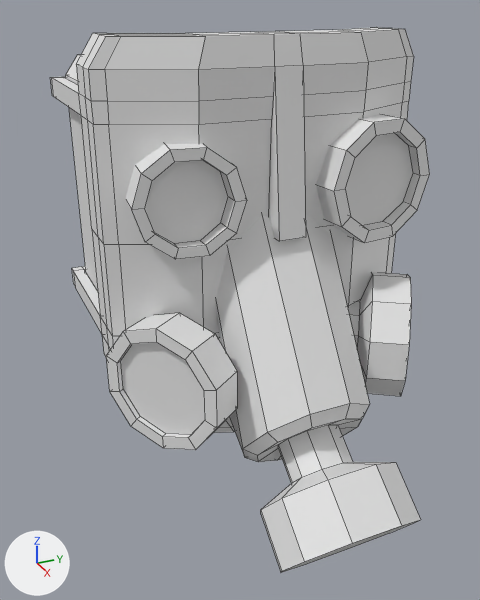
The FBX model Assets/Models/Characters/HeadStalkerGuy.fbx: old version first, new version second.
Before and after are seen from a 50 mm camera at (3.64, -1.57, 2.45) aimed at (0.54, -0.17, 0.9). Arrows for +X, +Y and +Z are at lower left; the lights stay in place. Mesh edges are drawn as thin lines. Where no turn or scale is listed for an object, it has been applied to the vertices.
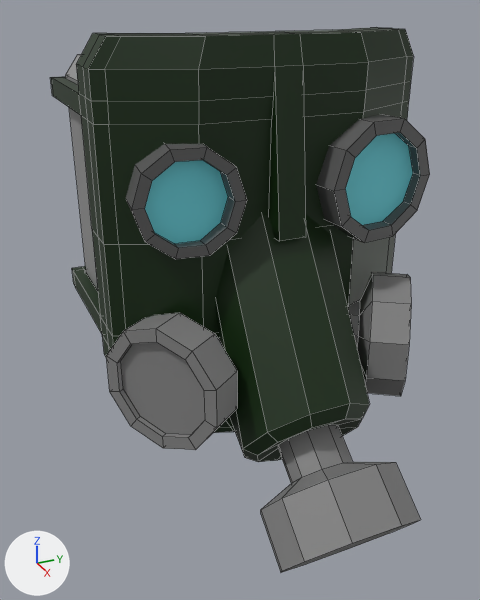
Where the change shows, as pixel boxes [x1, y1, x2, y2] in the pictures (480 x 600 px):
```json
{"object": "Cube.001", "change": "recoloured", "before": [50, 27, 414, 433], "after": [50, 27, 414, 433]}
{"object": "Cylinder.003", "change": "recoloured", "before": [106, 272, 411, 450], "after": [106, 272, 411, 450]}
{"object": "Cube", "change": "recoloured", "before": [66, 54, 98, 291], "after": [66, 54, 98, 291]}
{"part": 1, "of": "me_cylinder_001", "change": "recoloured", "before": [126, 114, 430, 259], "after": [126, 114, 430, 259]}
{"part": 2, "of": "me_cylinder_001", "change": "recoloured", "before": [145, 133, 413, 244], "after": [145, 133, 413, 244], "on screen": "grey to cyan"}
{"part": 3, "of": "me_cube_003", "change": "recoloured", "before": [216, 214, 370, 462], "after": [216, 214, 370, 462]}
{"part": 4, "of": "me_cube_003", "change": "recoloured", "before": [261, 425, 421, 573], "after": [261, 425, 421, 573], "on screen": "white to grey"}
```

The change, as JSON lines over the scene's bpy script:
```json
{"op": "add", "block": "mat_mask", "code": ["mat_mask = principled_material('mask')", "mat_mask.base_color = (0.00263, 0.0215, 0.000603)  # black #092802"]}
{"op": "add", "block": "mat_material_002", "code": ["mat_material_002 = principled_material('Material.002')", "mat_material_002.base_color = (0.294, 0.294, 0.294)  # grey #949494"]}
{"op": "add", "block": "mat_gray", "code": ["mat_gray = principled_material('gray')", "mat_gray.base_color = (0.222, 0.222, 0.222)  # grey #828282"]}
{"op": "add", "block": "mat_material_001", "code": ["mat_material_001 = principled_material('Material.001')", "mat_material_001.base_color = (0.222, 0.222, 0.222)  # grey #828282"]}
{"op": "add", "block": "mat_glasseyes", "code": ["mat_glasseyes = principled_material('glassEyes')", "mat_glasseyes.base_color = (0.161, 0.713, 0.8)  # cyan #70dce7"]}
{"op": "add", "block": "mat_grayeyes", "code": ["mat_grayeyes = principled_material('grayEyes')", "mat_grayeyes.base_color = (0.113, 0.113, 0.113)  # dark grey #5e5e5e"]}
{"block": "me_cylinder_003", "where": "me_cylinder_003.from_pydata(...)  # 120 vertices, 104 faces; spans x -0.38..0.39, y -0.95..0.96, z -0.37..0.37"}
{"op": "add", "block": "me_cylinder_003", "code": "me_cylinder_003.materials.append(mat_gray)  # grey #828282"}
{"block": "me_cube_001", "where": "me_cube_001.from_pydata(...)  # 270 vertices, 271 faces; spans x -0.94..0.44, y -0.89..0.89, z -1.02..1.12"}
{"op": "add", "block": "me_cube_001", "code": "me_cube_001.materials.append(mat_mask)  # black #092802"}
{"block": "me_cube_003", "where": "me_cube_003.from_pydata(...)  # 70 vertices, 62 faces; spans x -0.52..0.61, y -0.39..0.39, z -0.61..1.2"}
{"block": "me_cube_003", "where": "# used by ob_cube_003; location = (1.125, 0.0, 0.256)"}
{"block": "me_cube_003", "change": "me_cube_003 part 3: 31 of the faces centred in x -0.49..0.14, y -0.34..0.34, z -0.24..0.75 switch from no material to mat_mask (black #092802)"}
{"block": "me_cube_003", "change": "me_cube_003 part 4: 31 of the faces centred in x -0.07..0.49, y -0.37..0.37, z -0.52..0.06 switch from no material to mat_material_001 (grey #828282)"}
{"block": "me_cube_007", "where": "me_cube_007.from_pydata(...)  # 20 vertices, 18 faces; spans x -0.49..0.49, y -0.82..0.82, z -0.02..1.94"}
{"op": "add", "block": "me_cube_007", "code": "me_cube_007.materials.append(mat_material_002)  # grey #949494"}
{"block": "me_cylinder_001", "where": "me_cylinder_001.from_pydata(...)  # 120 vertices, 104 faces; spans x -0.18..0.18, y -0.81..0.87, z -0.32..0.32"}
{"block": "me_cylinder_001", "where": "# used by ob_cylinder_001; location = (0.663, 0.005, 1.556)"}
{"block": "me_cylinder_001", "change": "me_cylinder_001 part 1: 102 of the faces centred in x -0.18..0.18, y -0.77..0.82, z -0.32..0.32 switch from no material to mat_grayeyes (dark grey #5e5e5e)"}
{"block": "me_cylinder_001", "change": "me_cylinder_001 part 2: all 2 faces centred in x 0.05..0.06, y -0.54..0.54, z 0.0 switch from no material to mat_glasseyes (cyan #70dce7)"}
```
